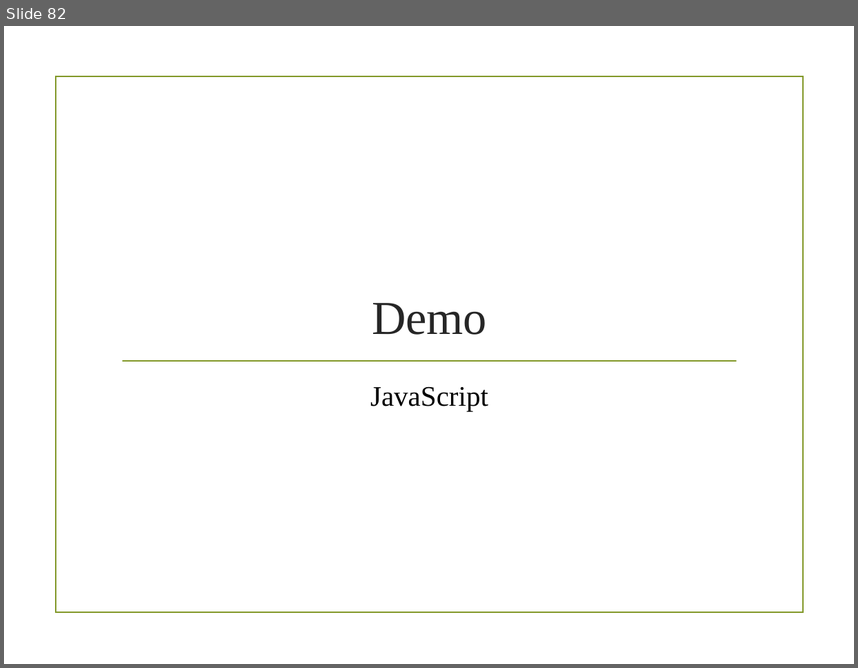
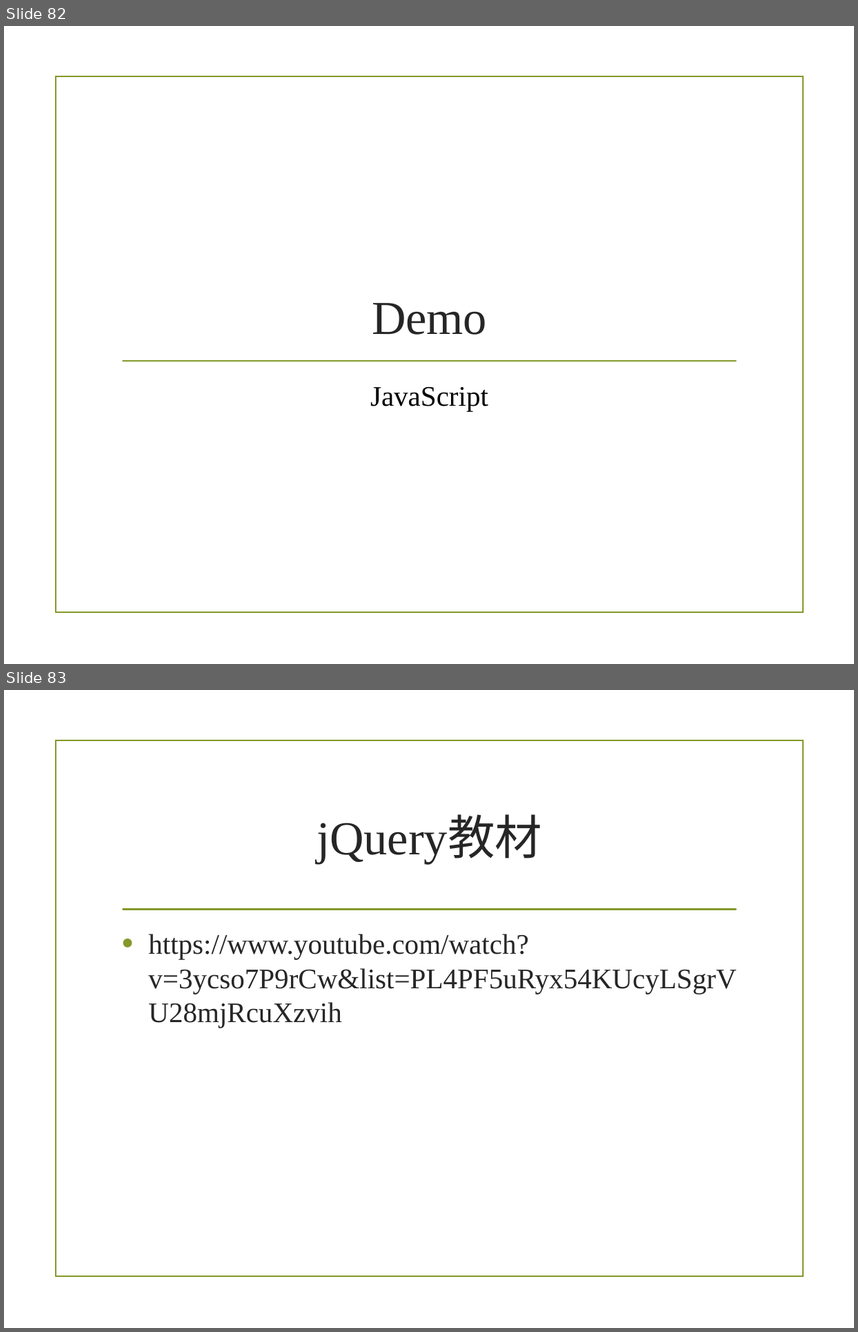
Before and after one commit to alexchen7022/JavaScriptStudyMaterial, a slide deck: 5_Webapp.pptx. Shown one above the other, each under a label of ours: slide 82 before the commit, slides 82 and 83 after it. The pictures are 858x668 and 858x1332 pixels, drawn with LibreOffice and Linux fonts; fonts in the diff are those of the drawing; background and template pictures are left out. Boxes give left, top, right and bottom in pixels: in the first picture for what was removed or moved away, otherwise in the second. Text is boxed around its words. In the diff, an @@ line names an element or a change of style, - is before the commit and + after.

```diff
--- a/5_Webapp.pptx
+++ b/5_Webapp.pptx
@@ slide 83 added at (4, 690, 854, 1328), background picture (left out); not listed: 1 template element that a slide beside it also shows @@
@@ title added at (317, 818, 542, 864), 40 pt, text #262626 @@
+jQuery教材
@@ line added from (123, 909) to (736, 909), #83992A 1.25 pt @@
@@ text added at (148, 934, 736, 993), 24 pt, text #262626 @@
+• https://www.youtube.com/watch?v=3ycso7P9rCw&list=PL4PF5uRyx54KUcyLSgrVU28mjRcuXzvih
```
Also in this commit, not shown: 1 slide changed.
